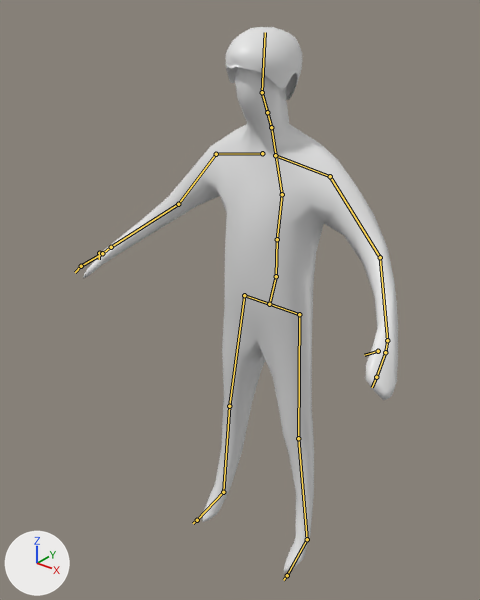
A saved change to the Blender file assets/avanto/guy.blend.
Rendered twice from a 50 mm camera at (1.105, -1.534, 1.867) aimed at (-0.105, -0.021, 0.929). The axes (+X, +Y, +Z) are drawn at lower left. The lights are the same throughout. The bones that bend it are drawn over the model as lines.

Objects in the first picture: 'body', 'hair'.
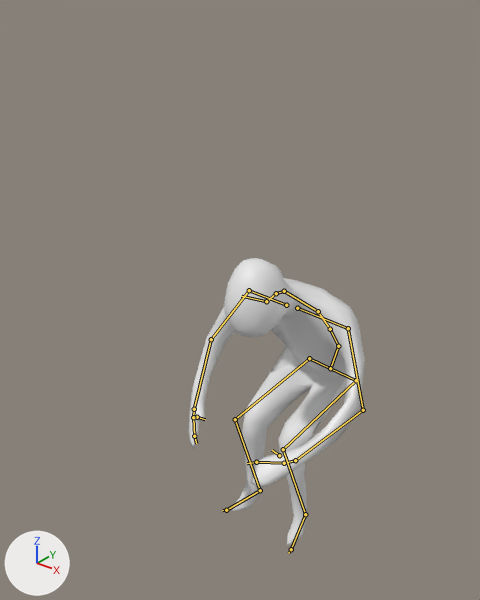
The newer file adds an action. The first version stands in its rest pose; the second is drawn at frame 15 of the action 'standing_up'.

Changed parts and their boxes [x1, y1, x2, y2] in the pictures (480 x 600 px):
'body', posed (44% narrower, 47% shorter): before [83, 67, 398, 572]; after [188, 278, 365, 545]
'hair', posed (14% narrower, 9% taller): before [226, 27, 302, 100]; after [224, 258, 289, 338]
bone 'Hips', root to tip: before (269, 304) to (276, 276); after (330, 368) to (338, 346)
bone 'LeftUpLeg', root to tip: before (299, 314) to (298, 438); after (356, 380) to (283, 449)
bone 'LeftLeg', root to tip: before (298, 438) to (307, 539); after (283, 449) to (305, 514)
bone 'LeftFoot', root to tip: before (307, 539) to (287, 575); after (305, 514) to (291, 549)
bone 'LeftToeBase', root to tip: before (287, 575) to (283, 580); after (291, 549) to (288, 553)
bone 'LowerBack', root to tip: before (276, 276) to (277, 239); after (338, 346) to (330, 329)
bone 'Spine', root to tip: before (277, 239) to (282, 194); after (330, 329) to (318, 311)
bone 'Spine1', root to tip: before (282, 194) to (271, 127); after (318, 311) to (284, 291)
bone 'LeftShoulder', root to tip: before (275, 155) to (330, 176); after (297, 308) to (348, 328)
bone 'LeftArm', root to tip: before (330, 176) to (380, 257); after (348, 328) to (363, 410)
bone 'LeftForeArm', root to tip: before (380, 257) to (387, 340); after (363, 410) to (295, 460)
bone 'LeftHand', root to tip: before (387, 340) to (385, 352); after (295, 460) to (284, 463)
bone 'Neck', root to tip: before (271, 127) to (267, 112); after (284, 291) to (276, 293)
bone 'Neck1', root to tip: before (267, 112) to (262, 92); after (276, 293) to (266, 301)
bone 'RightShoulder', root to tip: before (262, 153) to (216, 154); after (286, 305) to (249, 290)
bone 'RightArm', root to tip: before (216, 154) to (178, 204); after (249, 290) to (211, 339)
bone 'RightForeArm', root to tip: before (178, 204) to (111, 247); after (211, 339) to (194, 409)
bone 'RightHand', root to tip: before (111, 247) to (102, 253); after (194, 409) to (193, 417)
bone 'RightUpLeg', root to tip: before (244, 295) to (229, 406); after (309, 358) to (235, 419)
bone 'RightLeg', root to tip: before (229, 406) to (223, 492); after (235, 419) to (260, 490)
bone 'RightFoot', root to tip: before (223, 492) to (197, 520); after (260, 490) to (226, 510)
bone 'RightToeBase', root to tip: before (197, 520) to (193, 523); after (226, 510) to (222, 510)

The edits, one by one:
Bone 'Hips' (bone_hips) moves from (0.0, 0.0, 0.0) to (0.036, -0.246, -0.467).
Bone 'Hips' (bone_hips) turns from (0, 0, 0) to (-5, -4, -3) degrees about its own x, y and z.
Bone 'LeftUpLeg' (bone_leftupleg) turns from (0, 0, 0) to (-73, -3, 5) degrees about its own x, y and z.
Bone 'LeftLeg' (bone_leftleg) turns from (0, 0, 0) to (98, 0, 0) degrees about its own x, y and z.
Bone 'LeftFoot' (bone_leftfoot) turns from (0, 0, 0) to (-22, -5, -9) degrees about its own x, y and z.
Bone 'LeftToeBase' (bone_lefttoebase) turns from (0, 0, 0) to (-10, 0, 10) degrees about its own x, y and z.
Bone 'LowerBack' (bone_lowerback) turns from (0, 0, 0) to (39, 2, 1) degrees about its own x, y and z.
Bone 'Spine' (bone_spine) turns from (0, 0, 0) to (15, 1, -1) degrees about its own x, y and z.
Bone 'Spine1' (bone_spine1) turns from (0, 0, 0) to (-13, 7, 5) degrees about its own x, y and z.
Bone 'LeftShoulder' (bone_leftshoulder) turns from (0, 0, 0) to (1, 11, -8) degrees about its own x, y and z.
Bone 'LeftArm' (bone_leftarm) turns from (0, 0, 0) to (56, 11, 31) degrees about its own x, y and z.
Bone 'LeftForeArm' (bone_leftforearm) turns from (0, 0, 0) to (13, 5, 24) degrees about its own x, y and z.
Bone 'LeftHand' (bone_lefthand) turns from (0, 0, 0) to (13, -19, 9) degrees about its own x, y and z.
Bone 'Neck' (bone_neck) turns from (0, 0, 0) to (22, 3, -6) degrees about its own x, y and z.
Bone 'Neck1' (bone_neck1) turns from (0, 0, 0) to (9, 2, -4) degrees about its own x, y and z.
Bone 'RightShoulder' (bone_rightshoulder) turns from (0, 0, 0) to (-5, -9, -9) degrees about its own x, y and z.
Bone 'RightArm' (bone_rightarm) turns from (0, 0, 0) to (62, -25, -41) degrees about its own x, y and z.
Bone 'RightForeArm' (bone_rightforearm) turns from (0, 0, 0) to (3, -6, -19) degrees about its own x, y and z.
Bone 'RightHand' (bone_righthand) turns from (0, 0, 0) to (13, 29, -11) degrees about its own x, y and z.
Bone 'RightUpLeg' (bone_rightupleg) turns from (0, 0, 0) to (-74, -1, -9) degrees about its own x, y and z.
Bone 'RightLeg' (bone_rightleg) turns from (0, 0, 0) to (96, 0, 0) degrees about its own x, y and z.
Bone 'RightFoot' (bone_rightfoot) turns from (0, 0, 0) to (-20, 6, 15) degrees about its own x, y and z.
Bone 'RightToeBase' (bone_righttoebase) turns from (0, 0, 0) to (-15, -1, -15) degrees about its own x, y and z.
